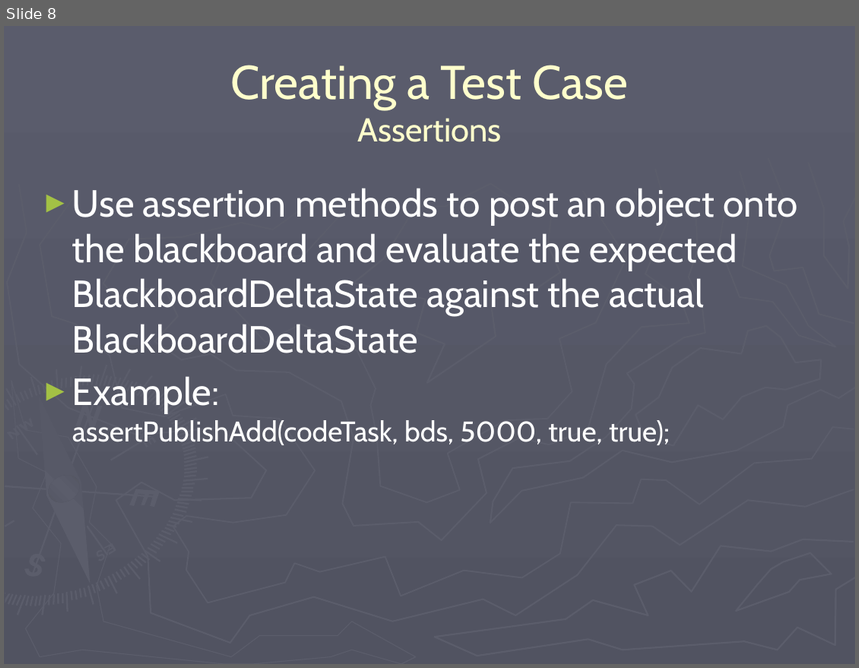
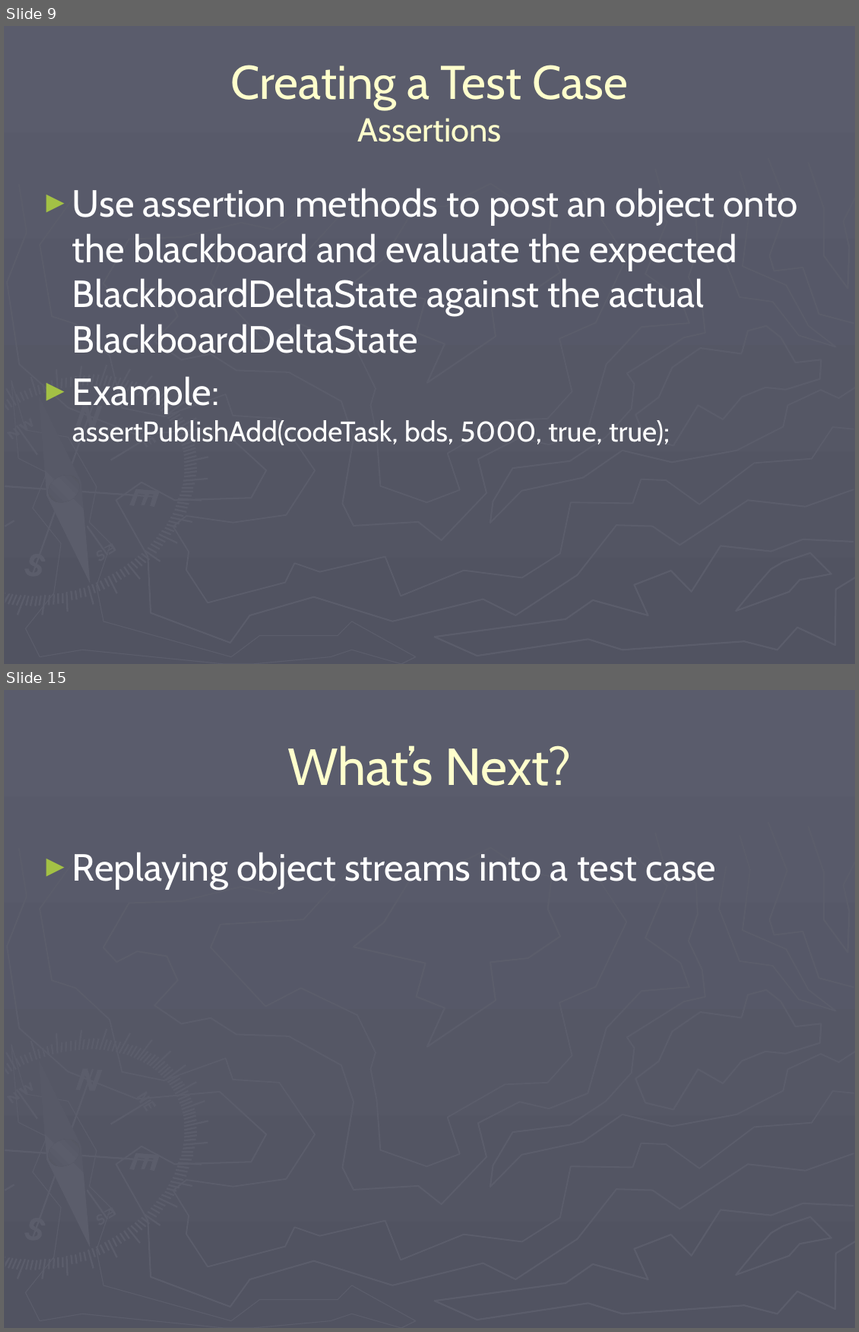
Before and after one commit to codeaudit/cougaar-cougaarunit, a slide deck: CougaarUnit/CougaarUnit Training.ppt. Shown one above the other, each under a label of ours: slide 8 before the commit, slides 9 and 15 after it; the slides between them are not shown. The pictures are 859x668 and 859x1332 pixels, drawn with LibreOffice and Linux fonts; fonts in the diff are those of the drawing. Boxes give left, top, right and bottom in pixels: in the first picture for what was removed or moved away, otherwise in the second. Text is boxed around its words. In the diff, an @@ line names an element or a change of style, - is before the commit and + after.

```diff
--- a/CougaarUnit/CougaarUnit Training.ppt
+++ b/CougaarUnit/CougaarUnit Training.ppt
@@ slide 15 added at [4, 690, 855, 1328], background gradient #5A5C6C to #515361; not listed: 148 template elements that a slide beside it also shows @@
@@ title added at [287, 745, 572, 786], 44 pt, text #FFFFCC @@
+What’s Next?
@@ text added at [72, 852, 717, 888], 32 pt, text #FFFFFF @@
+► Replaying object streams into a test case
@@ what was slide 8 is now slide 9 @@
```
Also in this commit, not shown: 4 slides changed, 3 other slides added.
